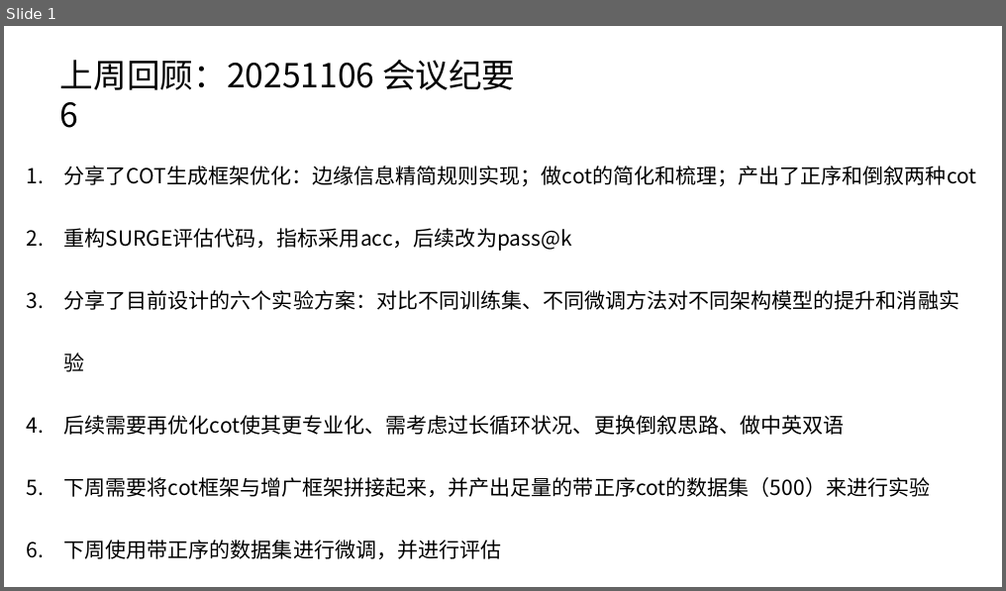
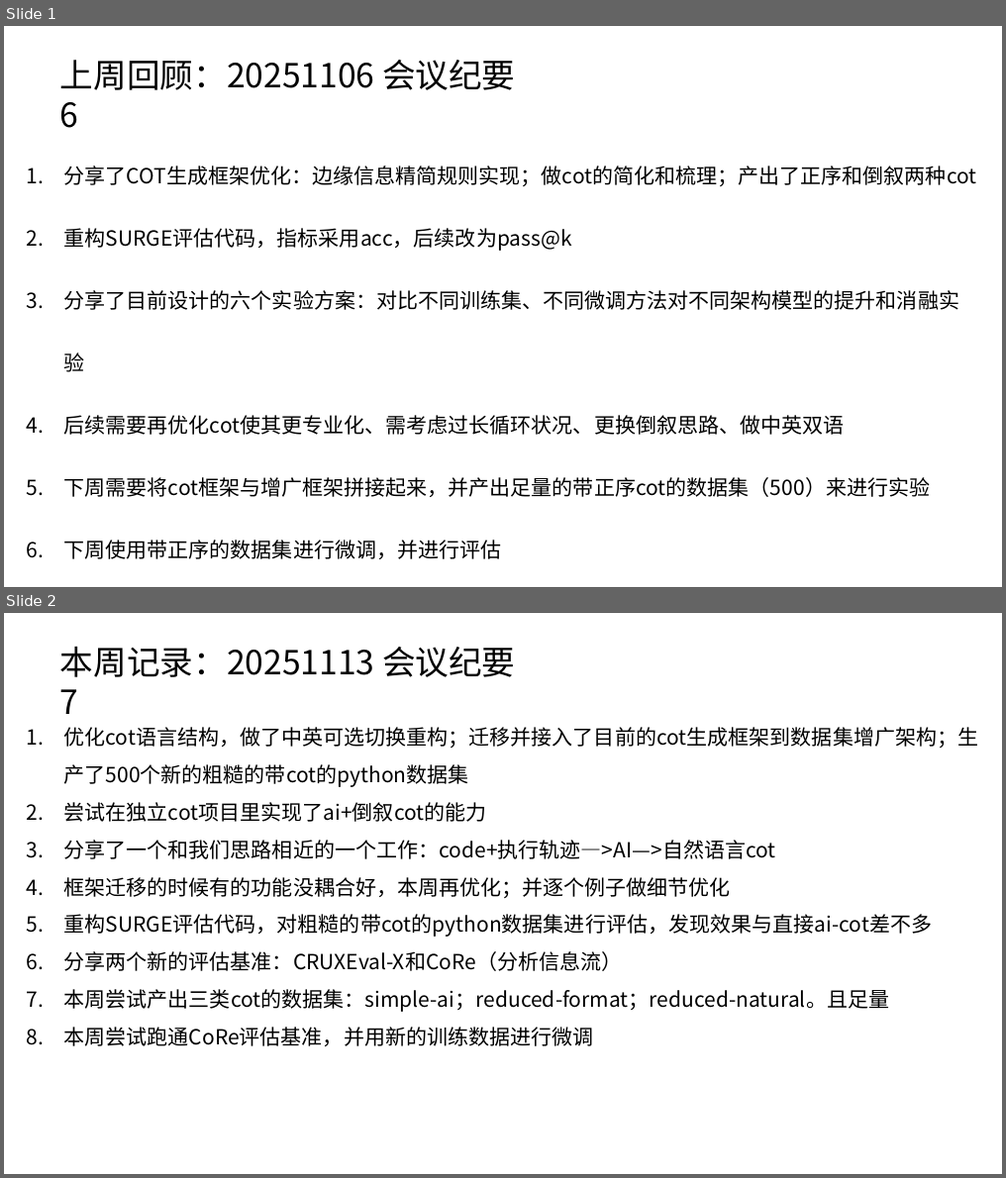
Before and after one commit to caoye04/TreecEva, a slide deck: 组会记录/组会1113.pptx. Shown one above the other, each under a label of ours: slide 1 before the commit, slides 1 and 2 after it. The pictures are 1006x591 and 1006x1178 pixels, drawn with LibreOffice and Linux fonts; fonts in the diff are those of the drawing. Boxes give left, top, right and bottom in pixels: in the first picture for what was removed or moved away, otherwise in the second. Text is boxed around its words. In the diff, an @@ line names an element or a change of style, - is before the commit and + after.

```diff
--- a/组会记录/组会1113.pptx
+++ b/组会记录/组会1113.pptx
@@ slide 2 added at [4,613,1002,1174], background #FFFFFF @@
@@ text added at [60,646,515,677], 32 pt, text #000000 @@
+本周记录：20251113 会议纪要 7
@@ text added at [64,727,979,1047], 20 pt, text #000000 @@
+1. 优化cot语言结构，做了中英可选切换重构；迁移并接入了目前的cot生成框架到数据集增广架构；生产了500个新的粗糙的带cot的python数据集
+2. 尝试在独立cot项目里实现了ai+倒叙cot的能力
+3. 分享了一个和我们思路相近的一个工作：code+执行轨迹—>AI—>自然语言cot
+4. 框架迁移的时候有的功能没耦合好，本周再优化；并逐个例子做细节优化
+5. 重构SURGE评估代码，对粗糙的带cot的python数据集进行评估，发现效果与直接ai-cot差不多
+6. 分享两个新的评估基准：CRUXEval-X和CoRe（分析信息流）
+7. 本周尝试产出三类cot的数据集：simple-ai；reduced-format；reduced-natural。且足量
+8. 本周尝试跑通CoRe评估基准，并用新的训练数据进行微调
```
